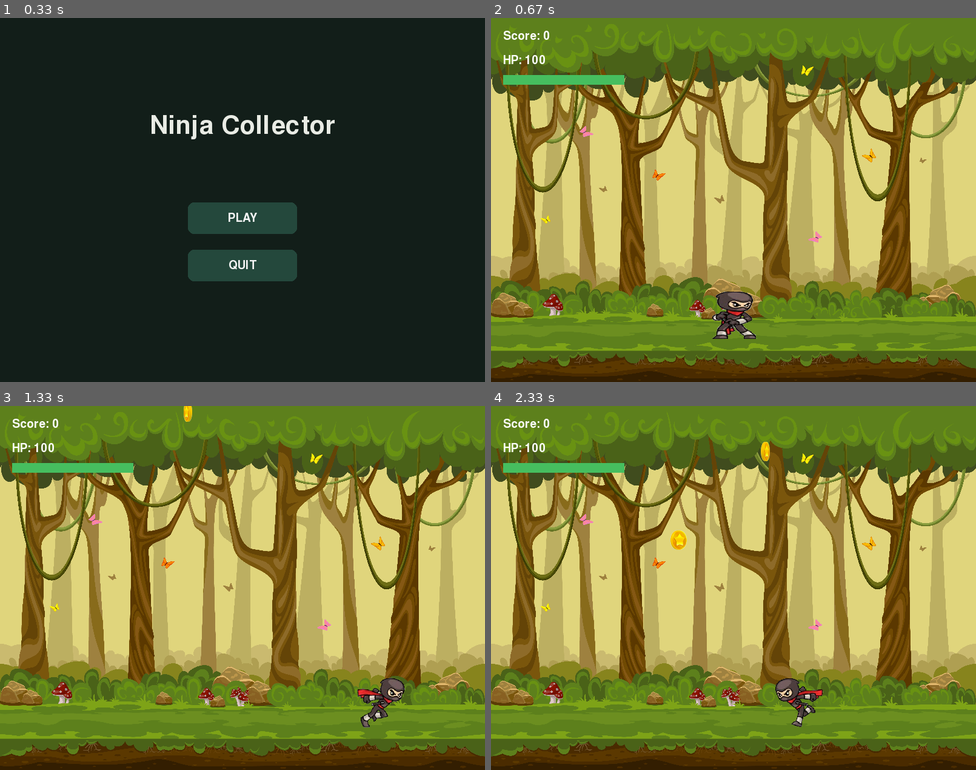
Above: before the commit, frames 1-4 (two rows, left to right).
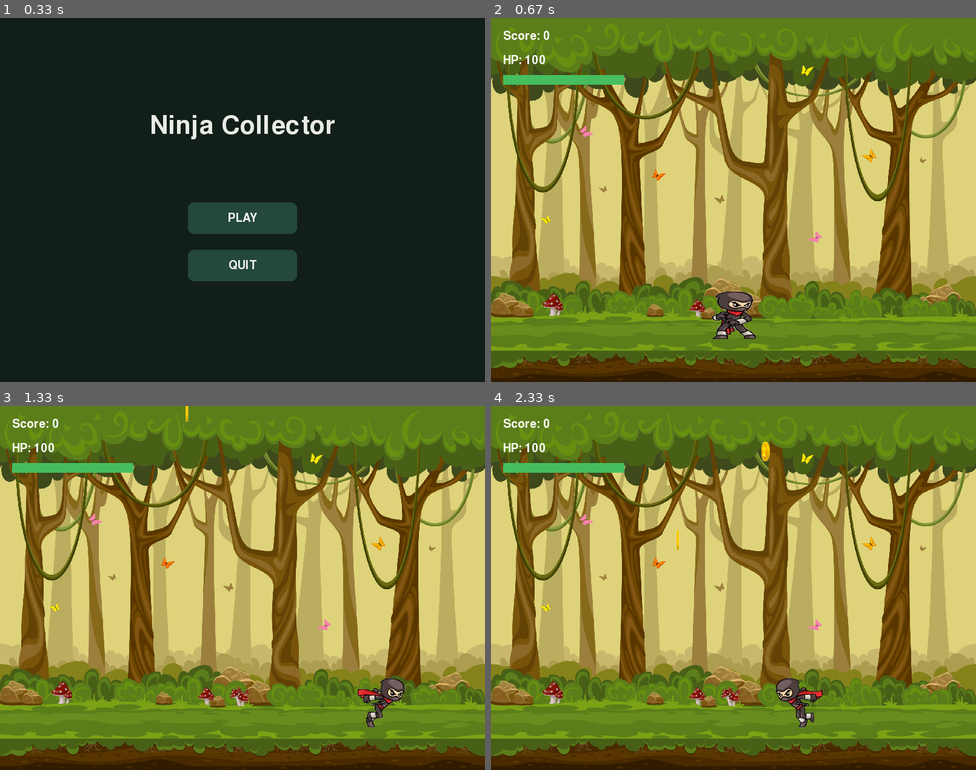
Above: after the commit, the same moments.

Repository: Rishabh-Chhangani/GUVI-Pygame-Game-Dev
Game: pygame game, started from dev.py
Two runs of this game, one before a commit and one after it. Both use one fixed random seed, a clock stepped at 60 frames per second and the inputs below.
Inputs (mouse positions are in pixels of both pictures, inside the frame that each line leads up to):
- Up to frame 1 (0.33 s): no input
- Up to frame 2 (0.67 s): click (714, 214) at 0.38 s
- Up to frame 3 (1.33 s): hold Right 0.67-1.13 s; move the mouse to (242, 609) at 0.7 s; hold Right from 1.17 s (still down)
- Up to frame 4 (2.33 s): release Right at 1.63 s; hold Left 1.67-2.2 s; hold Left from 2.23 s (still down)

Frame 1 is identical in both runs. In frame 2, 0.8% of the frame differs, in the area x 0-100%, y 6-97%; in frame 3, 1.1%; in frame 4, 1.4%.

Commit message:
feat: add particle system for hit and pickup effects and optimize background image size

Diff:
--- a/src/entities/coin.py
+++ b/src/entities/coin.py
@@ -49,7 +49,7 @@
 
         # Animation
         self.animation_timer += dt
-        delay = self.animation_delay / 1000.0
+        delay = self.animation_delay
         if self.animation_timer >= delay:
             self.current_frame = (self.current_frame + 1) % len(self.frames)
             self.image = self.frames[self.current_frame]
--- /dev/null
+++ b/src/entities/particles.py
@@ -0,0 +1,71 @@
+import random
+import math
+import pygame
+
+class Particle:
+    """A single particle for visual effects."""
+    def __init__(self, x: float, y: float, color: tuple[int, int, int], is_shrapnel: bool = False):
+        self.x = x
+        self.y = y
+        self.color = color
+        self.is_shrapnel = is_shrapnel
+
+        # Random velocity
+        angle = random.uniform(0, math.pi * 2)
+        speed = random.uniform(50, 200) if not is_shrapnel else random.uniform(100, 350)
+        self.vx = math.cos(angle) * speed
+        self.vy = math.sin(angle) * speed
+
+        self.lifetime = random.uniform(0.3, 0.7) if not is_shrapnel else random.uniform(0.5, 1.2)
+        self.max_lifetime = self.lifetime
+        self.size = random.uniform(3, 6) if not is_shrapnel else random.uniform(4, 9)
+
+    def update(self, dt: float) -> bool:
+        """Update particle physics. Returns True if alive, False if dead."""
+        self.x += self.vx * dt
+        self.y += self.vy * dt
+
+        # Add some gravity
+        self.vy += 400 * dt
+
+        self.lifetime -= dt
+        return self.lifetime > 0
+
+    def draw(self, surface: pygame.Surface):
+        """Draw the particle."""
+        if self.lifetime <= 0:
+            return
+
+        ratio = self.lifetime / self.max_lifetime
+        current_size = max(1.0, self.size * ratio)
+
+        alpha = int(255 * ratio)
+        if alpha > 0:
+            surf = pygame.Surface((int(current_size * 2), int(current_size * 2)), pygame.SRCALPHA)
+            pygame.draw.circle(surf, (*self.color, alpha), (int(current_size), int(current_size)), int(current_size))
+            surface.blit(surf, (int(self.x - current_size), int(self.y - current_size)))
+
+class ParticleSystem:
+    """Manages all active particles in the game."""
+    def __init__(self):
+        self.particles: list[Particle] = []
+
+    def emit_coin_sparkles(self, x: float, y: float, count: int = 10):
+        """Emits gold sparkles for coin collection."""
+        for _ in range(count):
+            self.particles.append(Particle(x, y, (255, 215, 0))) # Gold
+
+    def emit_bomb_shrapnel(self, x: float, y: float, count: int = 15):
+        """Emits grey/orange shrapnel for bomb explosion."""
+        colors = [(100, 100, 100), (150, 150, 150), (255, 100, 50), (200, 50, 20)]
+        for _ in range(count):
+            self.particles.append(Particle(x, y, random.choice(colors), is_shrapnel=True))
+
+    def update(self, dt: float):
+        """Updates all particles and removes dead ones."""
+        self.particles = [p for p in self.particles if p.update(dt)]
+
+    def draw(self, surface: pygame.Surface):
+        """Draws all active particles."""
+        for p in self.particles:
+            p.draw(surface)
--- a/src/entities/player.py
+++ b/src/entities/player.py
@@ -134,7 +134,7 @@
             self.invulnerability_timer = max(0.0, self.invulnerability_timer - dt)
 
         self.animation_timer += dt
-        catch_delay = self.animation_delay / 1000.0
+        catch_delay = self.animation_delay
         if self.is_catching:
             if self.animation_timer >= catch_delay:
                 self.current_frame += 1
--- a/src/game.py
+++ b/src/game.py
@@ -10,6 +10,7 @@
 from src.ui.juice import DamagePopup
 from src.data_manager import DataManager
 from src.audio_manager import AudioManager
+from src.entities.particles import ParticleSystem
 import src.entities.player as player_module
 import src.entities.coin as coin_module
 import src.entities.bomb as bomb_module
@@ -61,6 +62,7 @@
         self.audio_manager = AudioManager(config.ASSETS_DIR)
         self.audio_manager.play_bgm()
         self.popups: list[DamagePopup] = []
+        self.particle_system = ParticleSystem()
         self.camera_shake = 0.0
         self.high_score = self.data_manager.high_score
 
@@ -135,6 +137,7 @@
 
         # Spawn initial coins staggered across screen
         self.spawner.spawn_initial_coins(self.width)
+        self.particle_system.particles.clear()
 
     def _spawn_coin(self, x: int, y: int, speed: float) -> None:
         """Creates a coin and triggers rare drops at configured coin milestones."""
@@ -343,6 +346,8 @@
             popup.update(dt)
         self.popups = [p for p in self.popups if p.timer > 0]
 
+        self.particle_system.update(dt)
+
         # Keep coin spawns and milestone drops coordinated in the Game layer.
         for coin in list(self.coins_group):
             coin.update(self.width, self.height, dt)
@@ -365,6 +370,7 @@
             self.player.start_catch()
             for coin in collected_coins:
                 assert coin.rect is not None
+                self.particle_system.emit_coin_sparkles(coin.rect.centerx, coin.rect.centery)
                 coin.reset(self.width)
                 self.popups.append(DamagePopup(coin.rect.centerx, coin.rect.top, "+1", (255, 215, 0)))
                 self.audio_manager.play_sfx("coin")
@@ -374,6 +380,7 @@
         for star in collected_stars:
             assert star.rect is not None
             self.score += config.STAR_VALUE
+            self.particle_system.emit_coin_sparkles(star.rect.centerx, star.rect.centery, count=20)
             star.kill()
             self.popups.append(DamagePopup(star.rect.centerx, star.rect.top, f"+{config.STAR_VALUE}", (0, 255, 255)))
             self.audio_manager.play_sfx("coin")
@@ -382,6 +389,7 @@
         for bomb in hit_bombs:
             assert bomb.rect is not None
             if self.player.take_damage(config.BOMB_DAMAGE):
+                self.particle_system.emit_bomb_shrapnel(bomb.rect.centerx, bomb.rect.centery)
                 bomb.kill()
                 self.camera_shake = 15.0
                 self.popups.append(DamagePopup(bomb.rect.centerx, bomb.rect.top, f"-{config.BOMB_DAMAGE}", (255, 50, 50)))
@@ -493,6 +501,7 @@
             offset_y = random.uniform(-self.camera_shake, self.camera_shake)
 
         self.window.blit(self.bg_image, (int(offset_x), int(offset_y)))
+        self.particle_system.draw(self.window)
         self.all_sprites.draw(self.window)
         self.bombs_group.draw(self.window)
         self.stars_group.draw(self.window)
Binary file changed: assets/bg1.png
